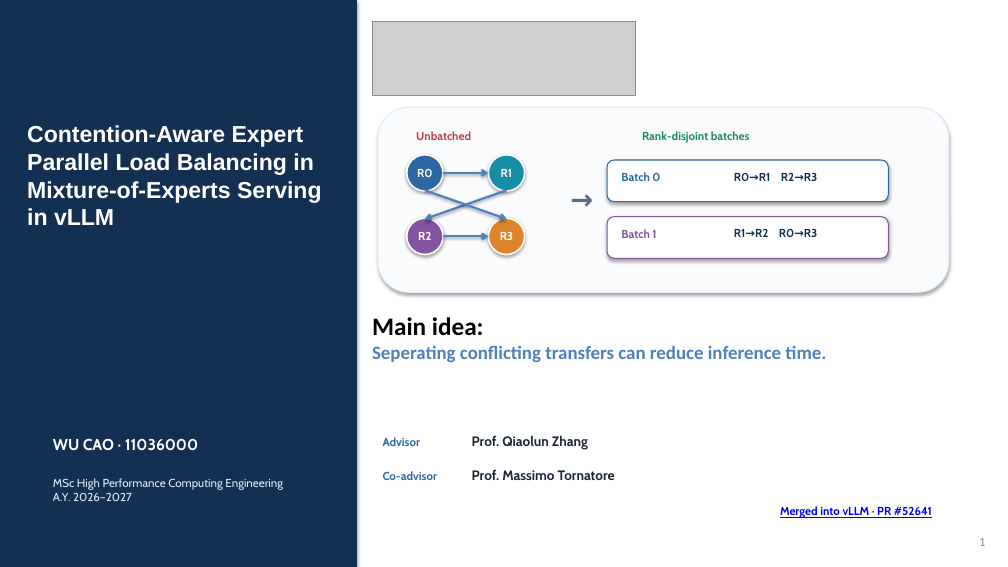
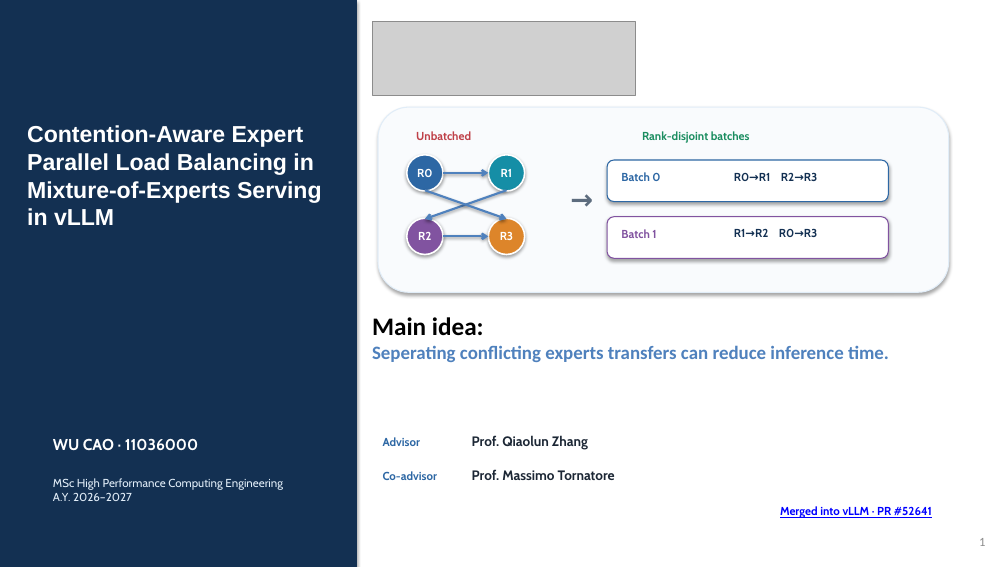
Before and after one commit to DOCCA0/vllm, a slide deck: slide 1 of benchmarks/eplb_rebalance/presentation/wucao_eplb.pptx. Drawn at 1008x567 pixels with LibreOffice and Linux fonts; fonts in the diff are those of the drawing; grey boxes stand for pictures. Boxes give left, top, right and bottom in pixels: in the first picture for what was removed or moved away, otherwise in the second. Text is boxed around its words. In the diff, an @@ line names an element or a change of style, - is before the commit and + after.

```diff
--- a/benchmarks/eplb_rebalance/presentation/wucao_eplb.pptx
+++ b/benchmarks/eplb_rebalance/presentation/wucao_eplb.pptx
@@ text at (372, 345, 889, 362): text changed @@
-Seperating conflicting transfers can reduce inference time.
+Seperating conflicting experts transfers can reduce inference time.
```
Also in this commit, not shown: 1 other slide changed, 22 other files.
